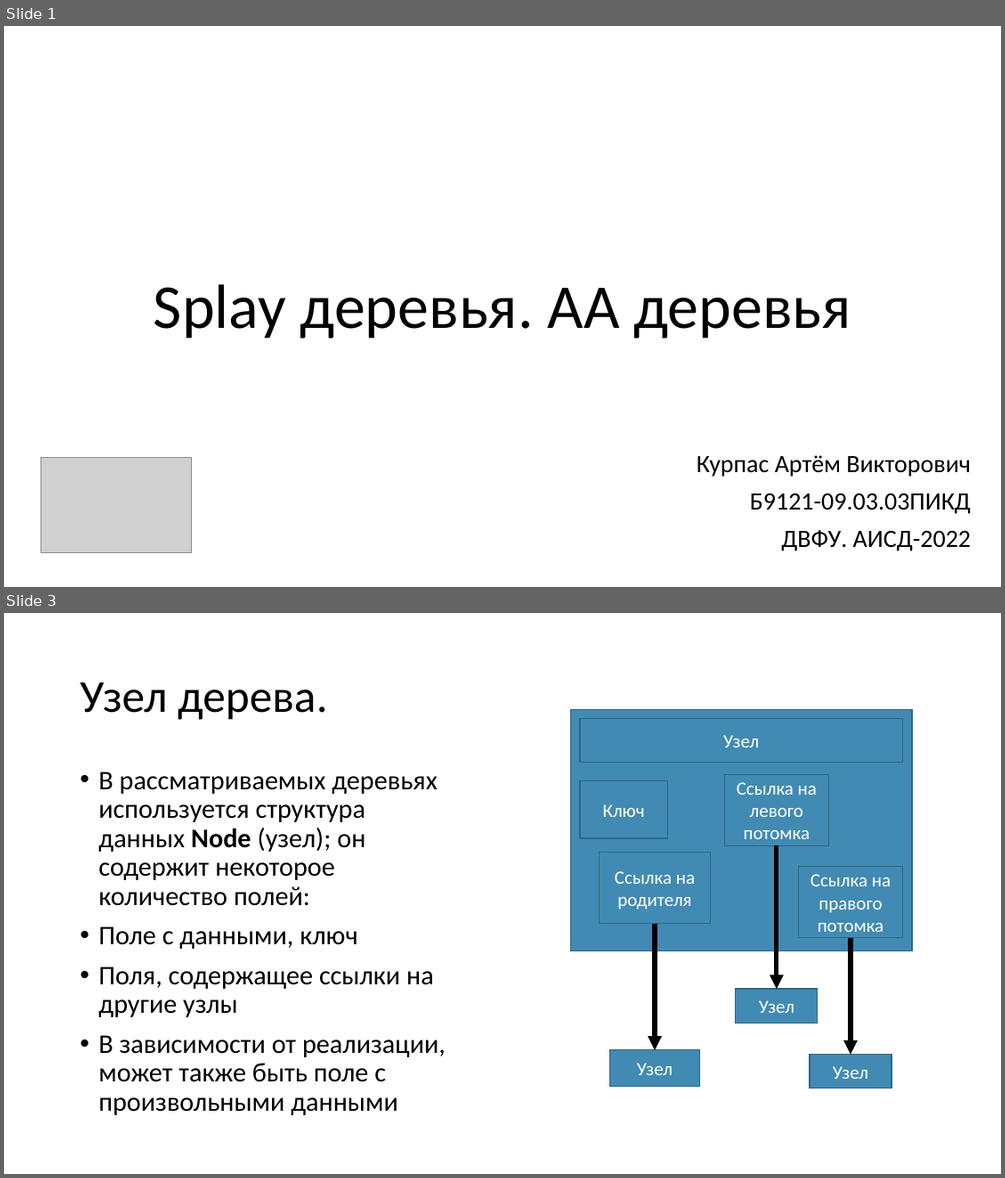
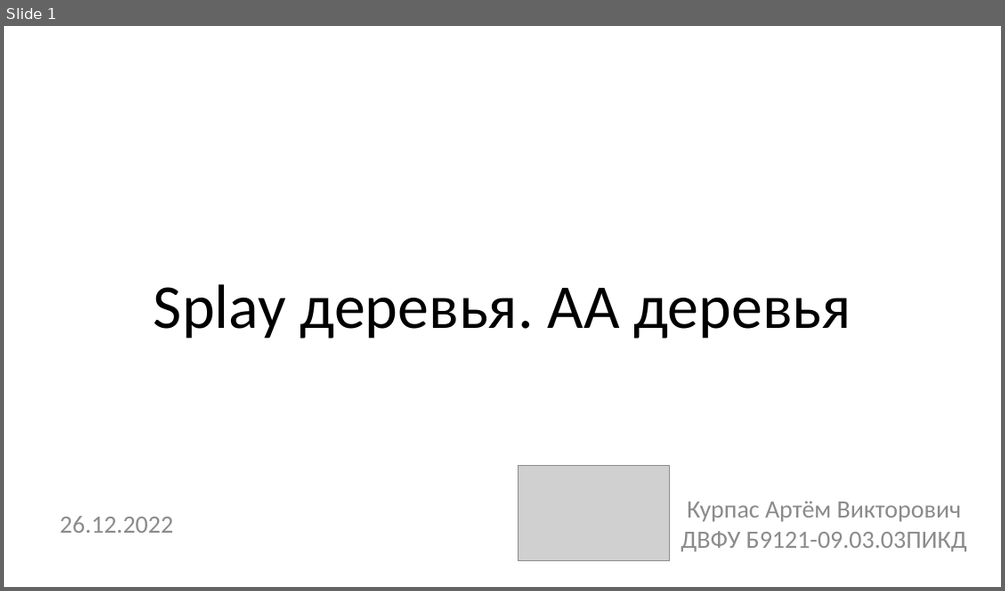
Before and after one commit to TheMeekrok/splay-aa-tree-aisd-2022, a slide deck: docs/presentation.pptx. Shown one above the other, each under a label of ours: slides 1 and 3 before the commit, slide 1 after it; the slides between them are not shown. The pictures are 1005x1178 and 1005x591 pixels, drawn with LibreOffice and Linux fonts; fonts in the diff are those of the drawing; grey boxes stand for pictures. Boxes give left, top, right and bottom in pixels: in the first picture for what was removed or moved away, otherwise in the second. Text is boxed around its words. In the diff, an @@ line names an element or a change of style, - is before the commit and + after.

```diff
--- a/docs/presentation.pptx
+++ b/docs/presentation.pptx
@@ slide 3 removed at (x1=4, y1=613, x2=1001, y2=1174), background #FFFFFF @@
@@ title removed at (x1=80, y1=682, x2=328, y2=720) @@
-Узел дерева.
@@ rectangle removed at (x1=571, y1=709, x2=913, y2=951) @@
@@ rectangle removed at (x1=580, y1=718, x2=903, y2=762) @@
-Узел
@@ text removed at (x1=98, y1=771, x2=445, y2=1115) @@
-• В рассматриваемых деревьях используется структура данных Node (узел); он содержит некоторое количество полей:
-• Поле с данными, ключ
-• Поля, содержащее ссылки на другие узлы
-• В зависимости от реализации, может также быть поле с произвольными данными
@@ rectangle removed at (x1=580, y1=780, x2=667, y2=838) @@
-Ключ
@@ rectangle removed at (x1=725, y1=774, x2=829, y2=845) @@
-Ссылка на левого потомка
@@ rectangle removed at (x1=599, y1=852, x2=711, y2=924) @@
-Ссылка на родителя
@@ arrow removed from (777, 845) to (777, 989) @@
@@ rectangle removed at (x1=799, y1=867, x2=903, y2=938) @@
-Ссылка на правого потомка
@@ arrow removed from (655, 924) to (655, 1050) @@
@@ arrow removed from (850, 938) to (850, 1054) @@
@@ rectangle removed at (x1=736, y1=989, x2=817, y2=1022) @@
-Узел
@@ rectangle removed at (x1=610, y1=1050, x2=700, y2=1086) @@
-Узел
@@ rectangle removed at (x1=809, y1=1054, x2=891, y2=1088) @@
-Узел
@@ slide 1 changed as well @@
@@ picture moved from (x1=40, y1=457, x2=192, y2=553) to (x1=518, y1=465, x2=670, y2=561) @@
@@ text "Курпас Артём Викторович ДВФУ Б9121-09.03.03ПИКД" at (x1=680, y1=500, x2=967, y2=552): vertical alignment top to middle @@
@@ text at (x1=680, y1=500, x2=967, y2=552): text changed; text colour #000000 to #8C8C8C @@
-Курпас Артём Викторович
-Б9121-09.03.03ПИКД
-ДВФУ. АИСД-2022
+Курпас Артём Викторович ДВФУ Б9121-09.03.03ПИКД
@@ text added at (x1=60, y1=516, x2=174, y2=532), 24 pt, text #8C8C8C @@
+26.12.2022
```
Also in this commit, not shown: 28 slides added, 4 other slides removed, 1 other file.
